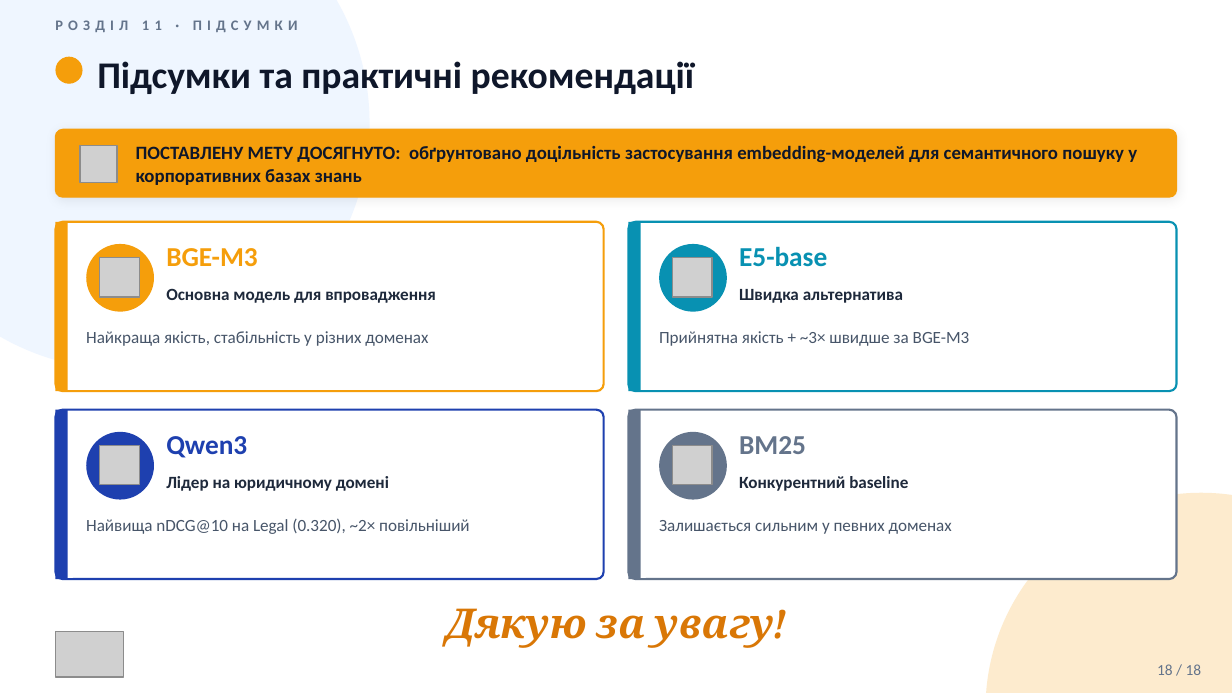
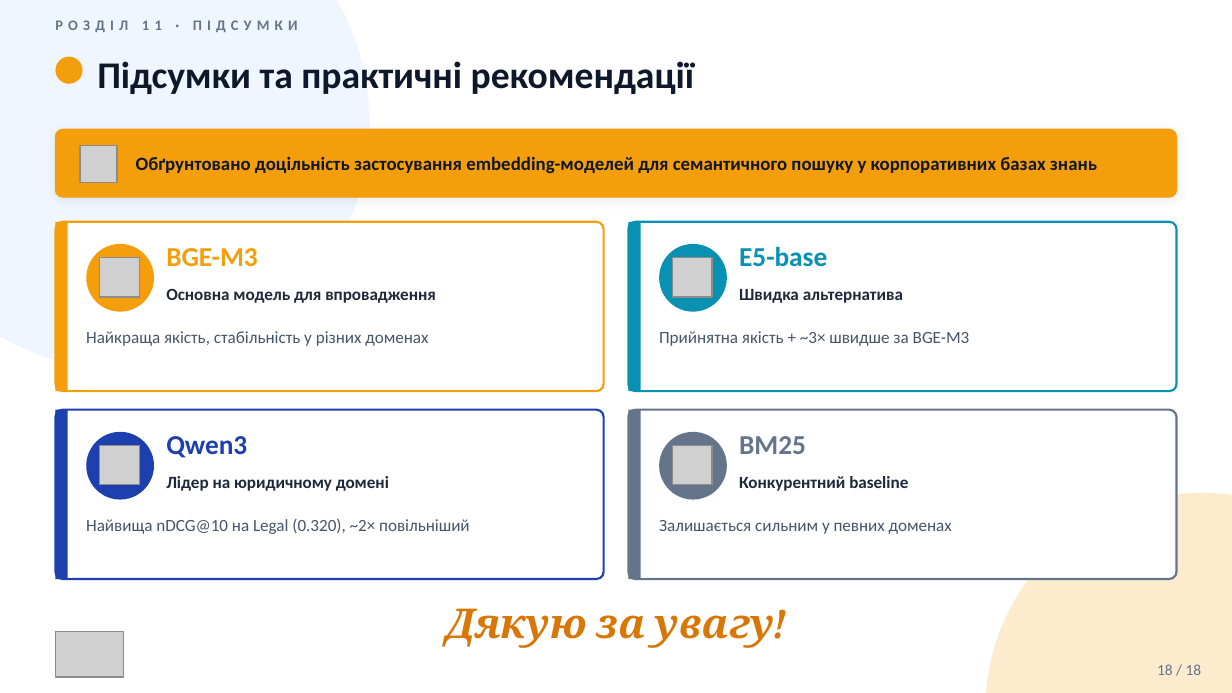
Before and after one commit to vitaliinnest/kb-semantic-search-benchmark, a slide deck: slide 18 of thesis/Nesterenko_Presentation.pptx. Drawn at 1232x693 pixels with LibreOffice and Linux fonts; fonts in the diff are those of the drawing; grey boxes stand for pictures. Boxes give left, top, right and bottom in pixels: in the first picture for what was removed or moved away, otherwise in the second. Text is boxed around its words. In the diff, an @@ line names an element or a change of style, - is before the commit and + after.

```diff
--- a/thesis/Nesterenko_Presentation.pptx
+++ b/thesis/Nesterenko_Presentation.pptx
@@ text at <box>136,156,1097,173</box>: text changed @@
-ПОСТАВЛЕНУ МЕТУ ДОСЯГНУТО: обґрунтовано доцільність застосування embedding-моделей для семантичного пошуку у корпоративних базах знань
+Обґрунтовано доцільність застосування embedding-моделей для семантичного пошуку у корпоративних базах знань
```
Also in this commit, not shown: 12 other slides changed.
